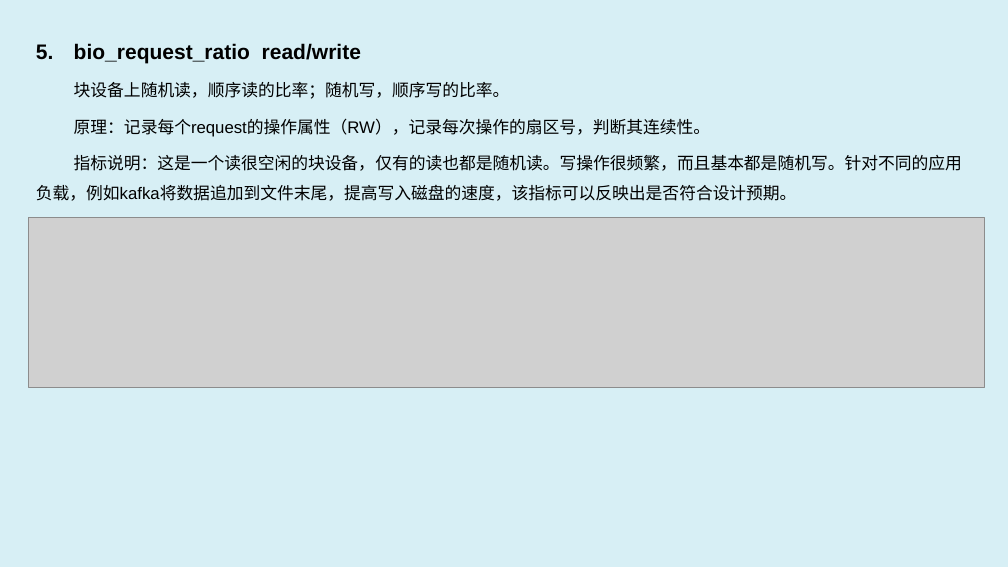
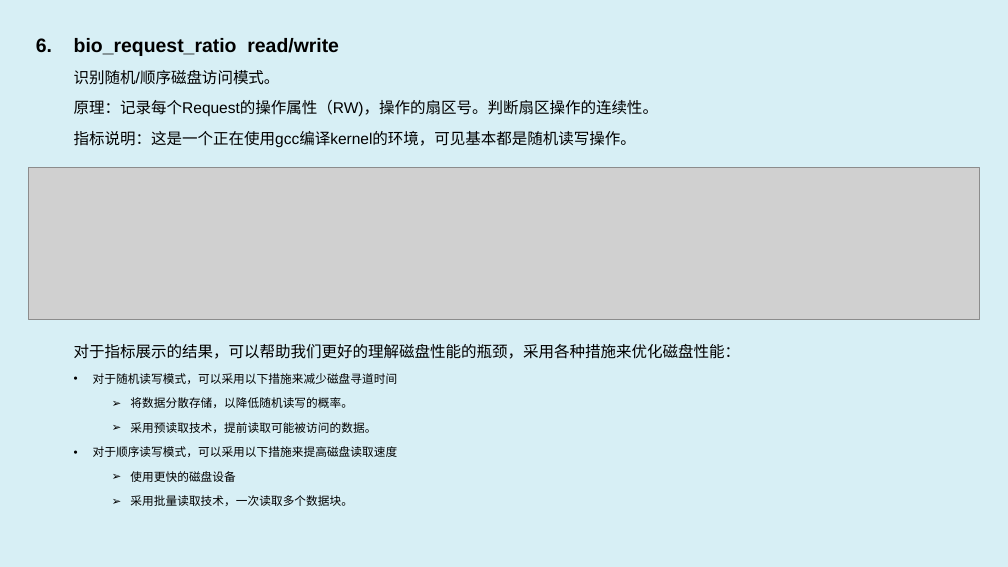
Before and after one commit to luxingwen/x-monitor, a slide deck: slide 9 of doc/x-monitor.eBPF Observe & Profiling.pptx. Drawn at 1008x567 pixels with LibreOffice and Linux fonts; fonts in the diff are those of the drawing; grey boxes stand for pictures. Boxes give left, top, right and bottom in pixels: in the first picture for what was removed or moved away, otherwise in the second. Text is boxed around its words. In the diff, an @@ line names an element or a change of style, - is before the commit and + after.

```diff
--- a/doc/x-monitor.eBPF Observe & Profiling.pptx
+++ b/doc/x-monitor.eBPF Observe & Profiling.pptx
@@ text at (74,38,339,56): size 20 to 18.5 pt in "bio_request_ratio read/write"; line spacing 1.5 to 1.3 @@
@@ text at (74,70,740,506): text changed; size 16 to 14.8 pt @@
-块设备上随机读，顺序读的比率；随机写，顺序写的比率。
-原理：记录每个request的操作属性（RW），记录每次操作的扇区号，判断其连续性。
-指标说明：这是一个读很空闲的块设备，仅有的读也都是随机读。写操作很频繁，而且基本都是随机写。针对不同的应用负载，例如kafka将数据追加到文件末尾，提高写入磁盘的速度，该指标可以反映出是否符合设计预期。
+识别随机/顺序磁盘访问模式。
+原理：记录每个Request的操作属性（RW)，操作的扇区号。判断扇区操作的连续性。
+指标说明：这是一个正在使用gcc编译kernel的环境，可见基本都是随机读写操作。
+对于指标展示的结果，可以帮助我们更好的理解磁盘性能的瓶颈，采用各种措施来优化磁盘性能：
+  • 对于随机读写模式，可以采用以下措施来减少磁盘寻道时间
+    ➢ 将数据分散存储，以降低随机读写的概率。
+    ➢ 采用预读取技术，提前读取可能被访问的数据。
+  • 对于顺序读写模式，可以采用以下措施来提高磁盘读取速度
+    ➢ 使用更快的磁盘设备
+    ➢ 采用批量读取技术，一次读取多个数据块。
@@ picture added at (29,167,980,319) @@
@@ picture removed at (29,218,985,388) @@
```
Also in this commit, not shown: 2 other slides changed, 3 slides added, 1 slide removed.
